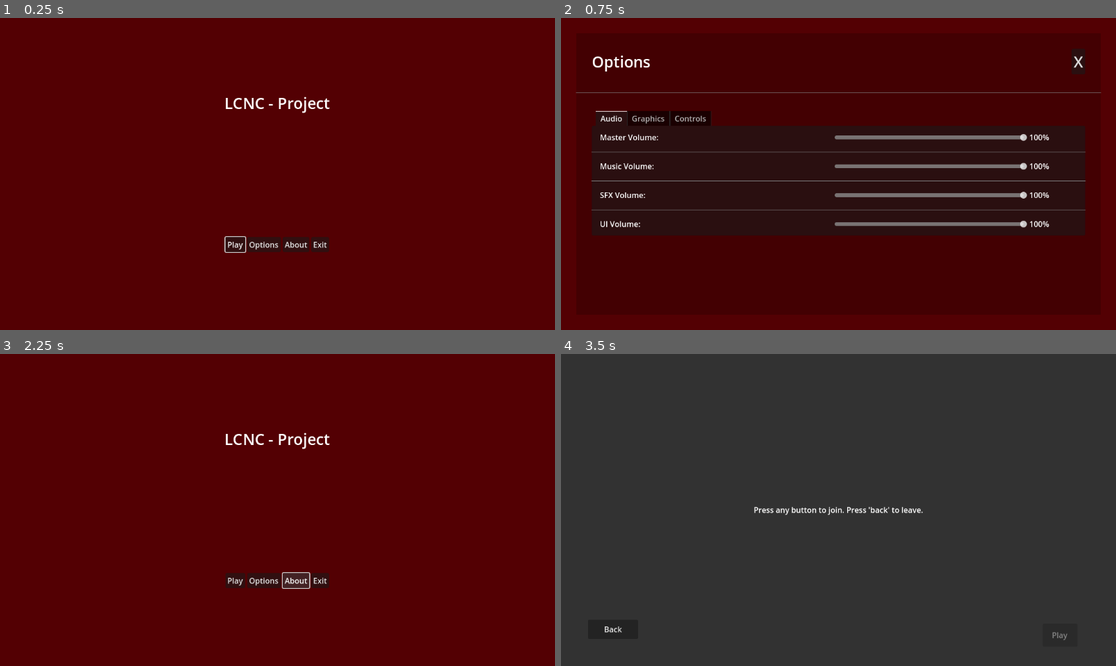
Above: before the commit, frames 1-4 (two rows, left to right).
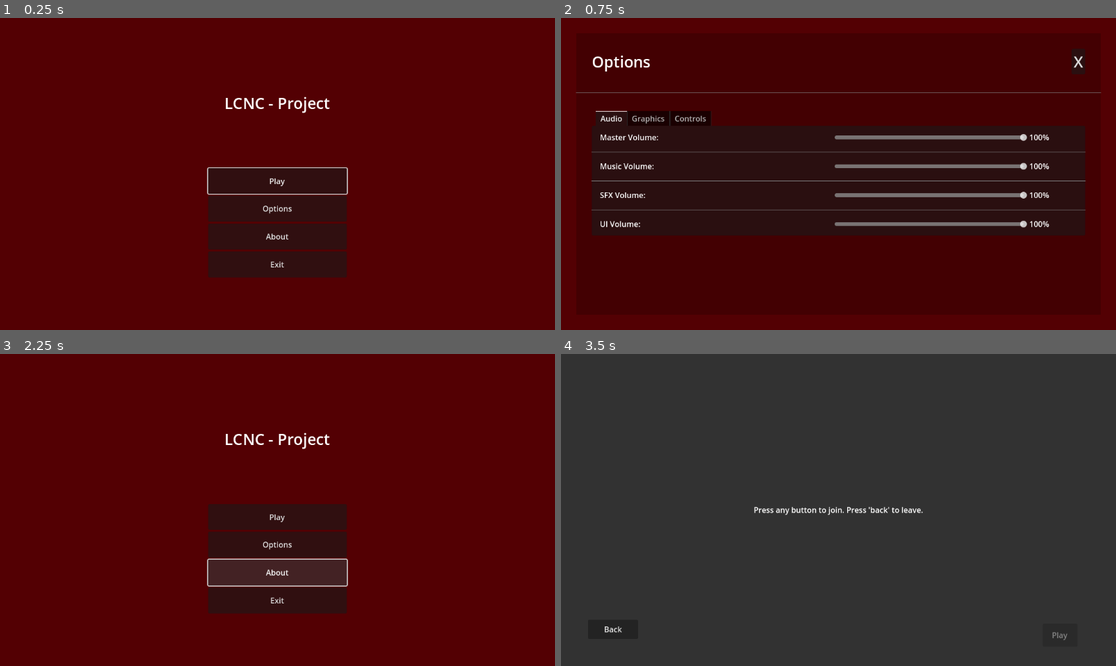
Above: after the commit, the same moments.

Repository: miklaskarjalainen/KioskKnockout
Game: Godot game, scene res://src/scenes/TitleScreen.tscn
Two runs of this game, one before a commit and one after it. Both use one fixed random seed, a clock stepped at 60 frames per second and the inputs below.
Inputs:
- Up to frame 1 (0.25 s): no input
- Up to frame 2 (0.75 s): click "Options" at 0.5 s
- Up to frame 3 (2.25 s): click "X" at 1.25 s; click "About" at 2 s
- Up to frame 4 (3.5 s): click "Play" at 2.75 s

The runs differ from the first frame. In frame 1, 8.0% of the frame differs, in the area x 37-63%, y 47-84%; in frame 2, nothing differs; in frame 3, 8.0%; in frame 4, nothing differs.

Commit message:
Prettify titlescreen

Diff:
--- a/src/scenes/TitleScreen.gd
+++ b/src/scenes/TitleScreen.gd
@@ -1,6 +1,6 @@
 extends Control;
 
-@onready var buttons_h_box = %ButtonsHBox;
+@onready var buttons_h_box: Container = Global.find_node_or_null(self, "ButtonContainer")
 
 func _ready() -> void:
 	set_focus()
--- a/src/scenes/TitleScreen.tscn
+++ b/src/scenes/TitleScreen.tscn
@@ -32,27 +32,35 @@
 theme_override_constants/margin_right = 32
 theme_override_constants/margin_bottom = 32
 
-[node name="VBoxContainer" type="VBoxContainer" parent="MarginContainer"]
+[node name="VBoxContainer" type="Control" parent="MarginContainer"]
 layout_mode = 2
-alignment = 1
 
 [node name="GameTitleLabel" type="Label" parent="MarginContainer/VBoxContainer"]
 layout_mode = 2
+offset_top = 122.0
+offset_right = 1088.0
+offset_bottom = 167.0
 size_flags_vertical = 6
 theme_override_font_sizes/font_size = 32
 text = "LCNC - Project"
 horizontal_alignment = 1
 vertical_alignment = 1
 
-[node name="ButtonsHBox" type="HBoxContainer" parent="MarginContainer/VBoxContainer"]
-unique_name_in_owner = true
+[node name="ButtonContainer" type="VBoxContainer" parent="MarginContainer/VBoxContainer"]
 layout_mode = 2
+anchor_left = 0.367647
+anchor_top = 0.479452
+anchor_right = 0.632353
+anchor_bottom = 0.868151
 size_flags_horizontal = 4
 size_flags_vertical = 6
+alignment = 1
+metadata/_edit_use_anchors_ = true
 
-[node name="PlayButton" type="Button" parent="MarginContainer/VBoxContainer/ButtonsHBox"]
+[node name="PlayButton" type="Button" parent="MarginContainer/VBoxContainer/ButtonContainer"]
 layout_mode = 2
-size_flags_horizontal = 4
+size_flags_horizontal = 5
+size_flags_vertical = 3
 focus_neighbor_left = NodePath("../ExitButton")
 focus_neighbor_top = NodePath("../ExitButton")
 focus_neighbor_bottom = NodePath("../OptionsButton")
@@ -60,9 +68,10 @@
 focus_previous = NodePath("../ExitButton")
 text = "Play"
 
-[node name="OptionsButton" type="Button" parent="MarginContainer/VBoxContainer/ButtonsHBox"]
+[node name="OptionsButton" type="Button" parent="MarginContainer/VBoxContainer/ButtonContainer"]
 layout_mode = 2
-size_flags_horizontal = 4
+size_flags_horizontal = 5
+size_flags_vertical = 3
 focus_neighbor_left = NodePath("../PlayButton")
 focus_neighbor_top = NodePath("../PlayButton")
 focus_neighbor_right = NodePath("../AboutButton")
@@ -72,8 +81,10 @@
 text = "Options
 "
 
-[node name="AboutButton" type="Button" parent="MarginContainer/VBoxContainer/ButtonsHBox"]
+[node name="AboutButton" type="Button" parent="MarginContainer/VBoxContainer/ButtonContainer"]
 layout_mode = 2
+size_flags_horizontal = 5
+size_flags_vertical = 3
 focus_neighbor_left = NodePath("../OptionsButton")
 focus_neighbor_top = NodePath("../OptionsButton")
 focus_neighbor_right = NodePath("../ExitButton")
@@ -82,9 +93,10 @@
 focus_previous = NodePath("../OptionsButton")
 text = "About"
 
-[node name="ExitButton" type="Button" parent="MarginContainer/VBoxContainer/ButtonsHBox"]
+[node name="ExitButton" type="Button" parent="MarginContainer/VBoxContainer/ButtonContainer"]
 layout_mode = 2
-size_flags_horizontal = 4
+size_flags_horizontal = 5
+size_flags_vertical = 3
 focus_neighbor_left = NodePath("../AboutButton")
 focus_neighbor_top = NodePath("../AboutButton")
 focus_neighbor_right = NodePath("../PlayButton")
@@ -94,7 +106,7 @@
 text = "Exit"
 
 [connection signal="visibility_changed" from="." to="." method="_on_visibility_changed"]
-[connection signal="pressed" from="MarginContainer/VBoxContainer/ButtonsHBox/PlayButton" to="." method="_on_play_button_pressed"]
-[connection signal="pressed" from="MarginContainer/VBoxContainer/ButtonsHBox/OptionsButton" to="." method="_on_options_button_pressed"]
-[connection signal="pressed" from="MarginContainer/VBoxContainer/ButtonsHBox/AboutButton" to="." method="_on_about_button_pressed"]
-[connection signal="pressed" from="MarginContainer/VBoxContainer/ButtonsHBox/ExitButton" to="." method="_on_exit_button_pressed"]
+[connection signal="pressed" from="MarginContainer/VBoxContainer/ButtonContainer/PlayButton" to="." method="_on_play_button_pressed"]
+[connection signal="pressed" from="MarginContainer/VBoxContainer/ButtonContainer/OptionsButton" to="." method="_on_options_button_pressed"]
+[connection signal="pressed" from="MarginContainer/VBoxContainer/ButtonContainer/AboutButton" to="." method="_on_about_button_pressed"]
+[connection signal="pressed" from="MarginContainer/VBoxContainer/ButtonContainer/ExitButton" to="." method="_on_exit_button_pressed"]
